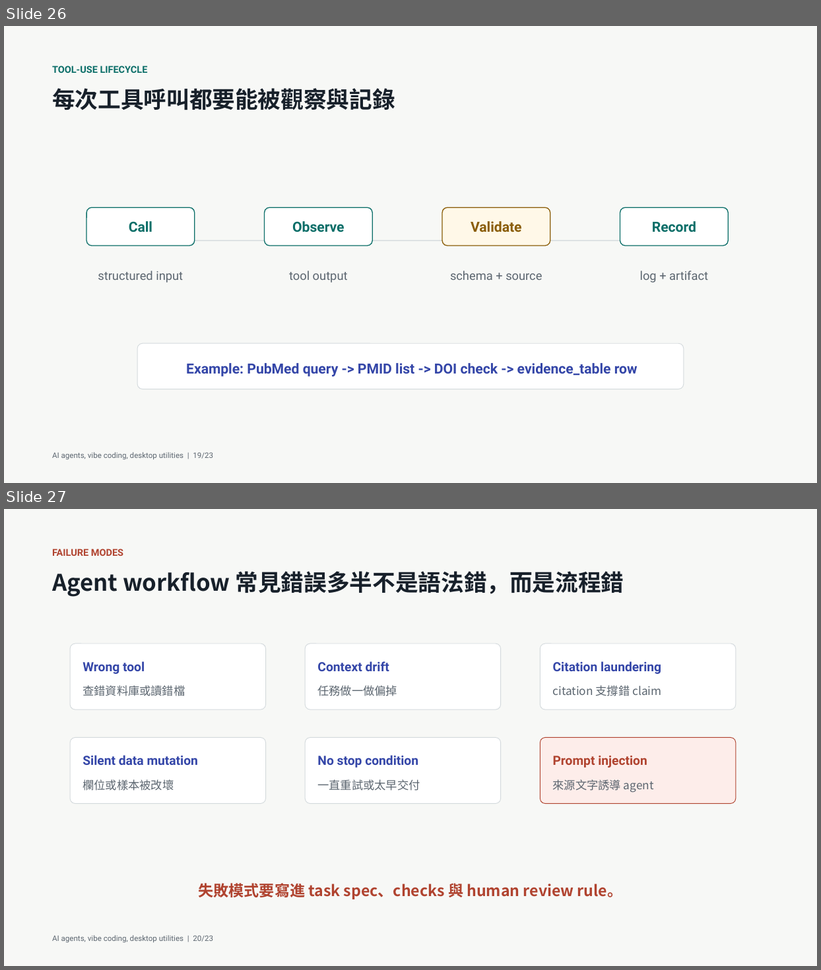
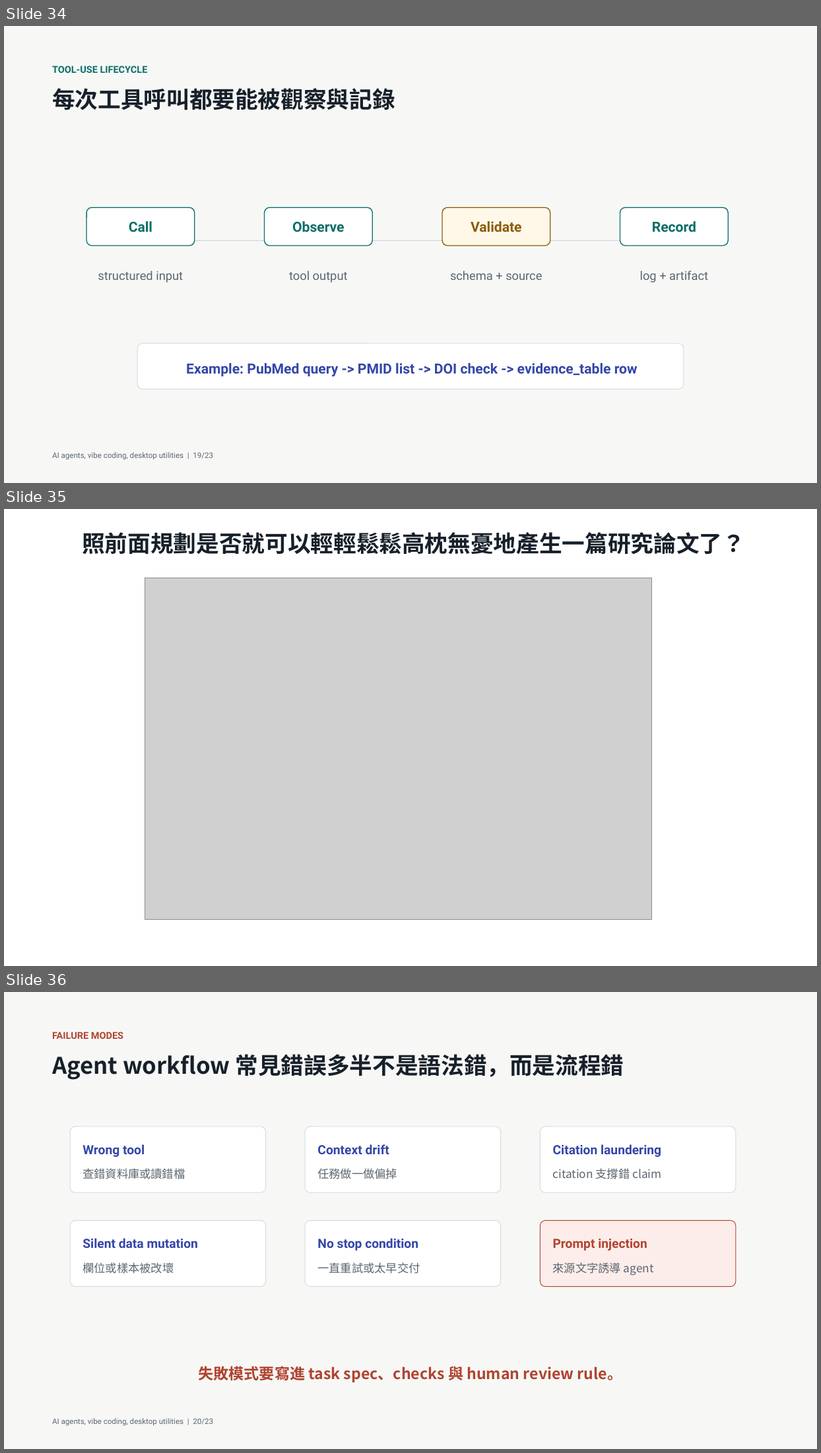
Before and after one commit to godkin1211/LLM_applications_on_BioMedicalData, a slide deck: slides/lesson-02-ai-agents-vibe-coding-desktop-utilities-animated.pptx. Shown one above the other, each under a label of ours: slides 26 and 27 before the commit, slides 34, 35 and 36 after it. The pictures are 821x970 and 821x1453 pixels, drawn with LibreOffice and Linux fonts; fonts in the diff are those of the drawing; grey boxes stand for pictures. Boxes give left, top, right and bottom in pixels: in the first picture for what was removed or moved away, otherwise in the second. Text is boxed around its words. In the diff, an @@ line names an element or a change of style, - is before the commit and + after.

```diff
--- a/slides/lesson-02-ai-agents-vibe-coding-desktop-utilities-animated.pptx
+++ b/slides/lesson-02-ai-agents-vibe-coding-desktop-utilities-animated.pptx
@@ slide 35 added at (x1=4, y1=509, x2=817, y2=966), background #FFFFFF @@
@@ text added at (x1=82, y1=532, x2=745, y2=555), 27 pt, text #17202A, bold @@
+照前面規劃是否就可以輕輕鬆鬆高枕無憂地產生一篇研究論文了？
@@ picture added at (x1=145, y1=578, x2=652, y2=920) @@
@@ what was slide 26 is now slide 34 @@
@@ what was slide 27 is now slide 36 @@
```
Also in this commit, not shown: 4 slides changed, 8 other slides added, 1 other file.
